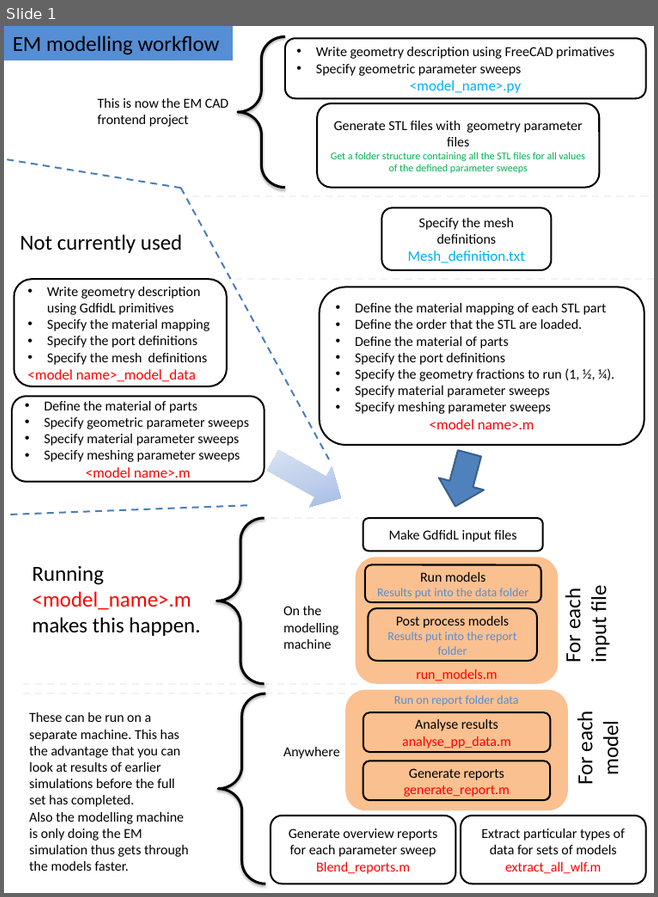
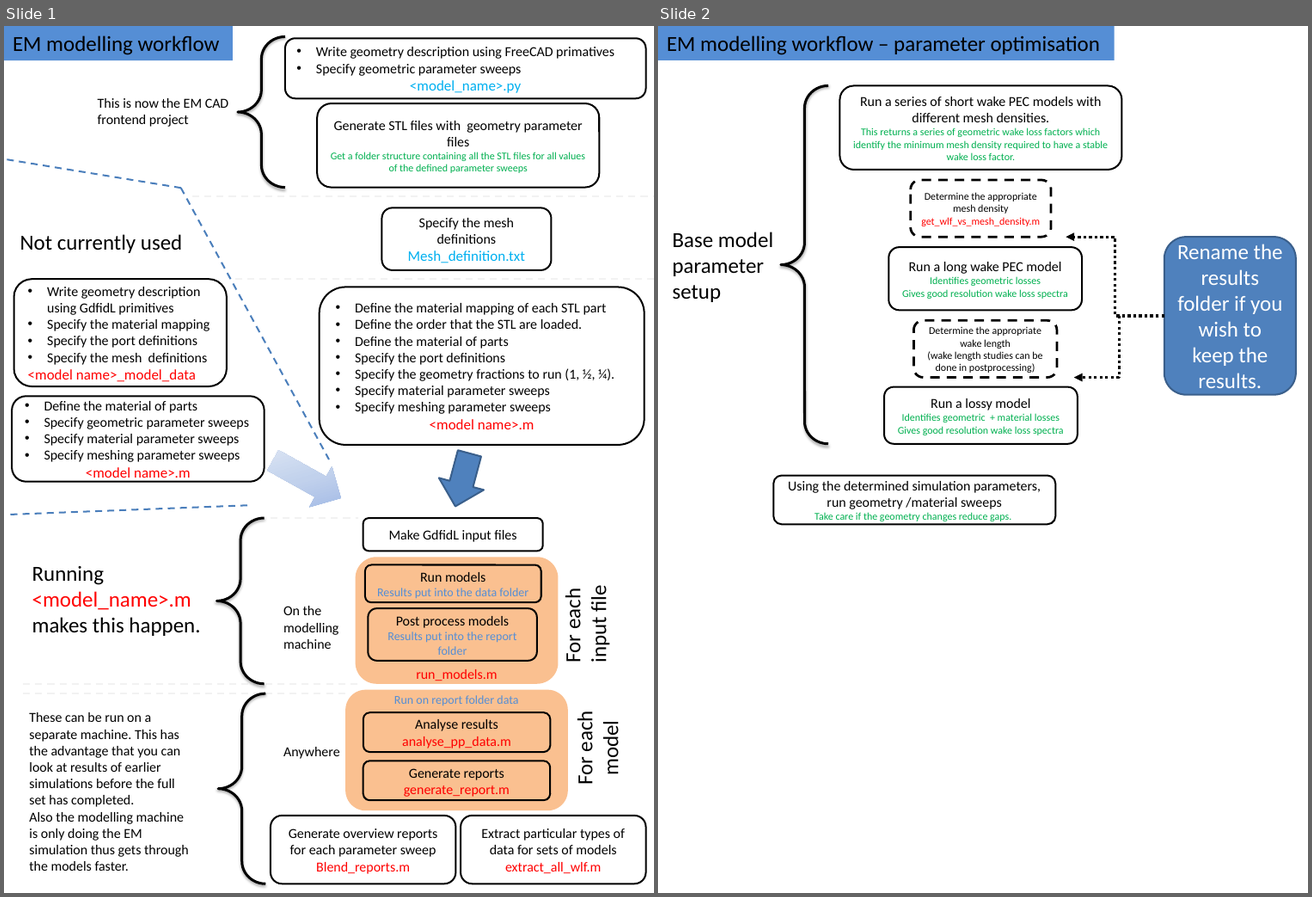
Before and after one commit to alunmorgan/EM-modelling-framework, a slide deck: Documentation/Workflow_diagram.pptx. Shown side by side, each under a label of ours: slide 1 before the commit, slides 1 and 2 after it. The pictures are 658x897 and 1312x897 pixels, drawn with LibreOffice and Linux fonts; fonts in the diff are those of the drawing. Boxes give left, top, right and bottom in pixels: in the first picture for what was removed or moved away, otherwise in the second. Text is boxed around its words. In the diff, an @@ line names an element or a change of style, - is before the commit and + after.

Commit message:
Updated workflow documentation to include parameter optimisation.

```diff
--- a/Documentation/Workflow_diagram.pptx
+++ b/Documentation/Workflow_diagram.pptx
@@ slide 2 added at box(658, 26, 1308, 893), background #FFFFFF @@
@@ rectangle added at box(658, 26, 1115, 60), fill #558ED5, 25 pt, text #000000 @@
+EM modelling workflow – parameter optimisation
@@ left brace added at box(781, 85, 829, 443), outline #000000 3 pt @@
@@ rounded rectangle added at box(840, 85, 1122, 169), outline #000000 2 pt, 12 pt, text #00B050 @@
+Run a series of short wake PEC models with different mesh densities.
+This returns a series of geometric wake loss factors which identify the minimum mesh density required to have a stable wake loss factor.
@@ rounded rectangle added at box(911, 180, 1051, 238), outline #000000 2.75 pt dashed, 12 pt, text #000000 @@
+Determine the appropriate mesh density
+get_wlf_vs_mesh_density.m
@@ text added at box(673, 232, 773, 302), 25 pt, text #000000 @@
+Base model parameter setup
@@ rounded rectangle added at box(889, 247, 1082, 310), outline #000000 2 pt, 12 pt, text #00B050 @@
+Run a long wake PEC model
+Identifies geometric losses
+Gives good resolution wake loss spectra
@@ elbow arrow added from (1165, 316) to (1066, 237), #000000 3.25 pt dashed @@
@@ rounded rectangle added at box(1165, 237, 1296, 394), fill #4F81BD, outline #3A5F8C 2 pt, 25 pt, text #FFFFFF @@
+Rename the results folder if you wish to keep the results.
@@ rounded rectangle added at box(913, 321, 1057, 378), outline #000000 2.75 pt dashed, 12 pt, text #000000 @@
+Determine the appropriate wake length
+(wake length studies can be done in postprocessing)
@@ elbow arrow added from (1165, 316) to (1074, 377), #000000 3.25 pt dashed @@
@@ rounded rectangle added at box(884, 387, 1077, 444), outline #000000 2 pt, 12 pt, text #00B050 @@
+Run a lossy model
+Identifies geometric + material losses
+Gives good resolution wake loss spectra
@@ rounded rectangle added at box(774, 476, 1056, 525), outline #000000 2 pt, 16 pt, text #000000 @@
+Using the determined simulation parameters, run geometry /material sweeps
+Take care if the geometry changes reduce gaps.
```
